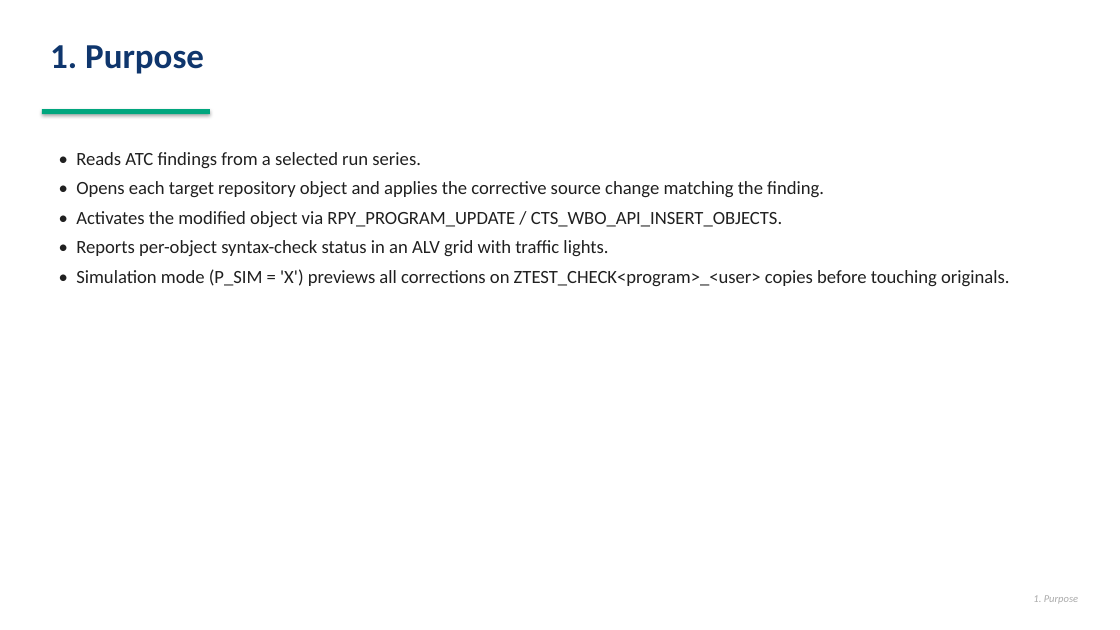
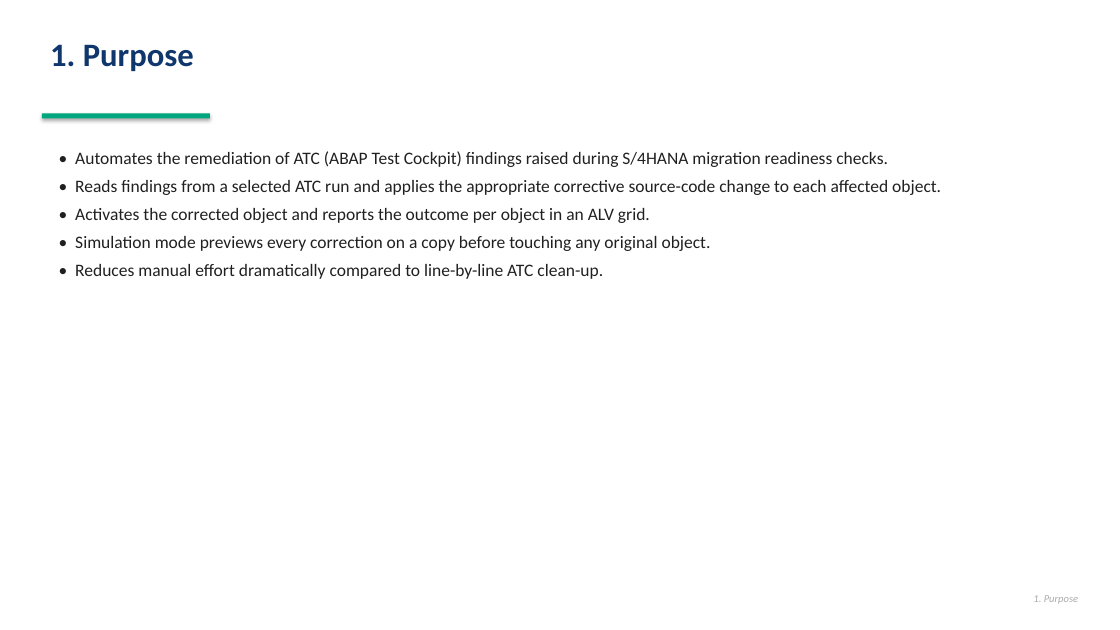
Before and after one commit to vaibhavdiligent/ONGC-CST-Purchase-Date-Sharing-, a slide deck: slide 3 of ZATC_RESULT_CORRECTION_CAPABILITIES.pptx. Drawn at 1120x630 pixels with LibreOffice and Linux fonts; fonts in the diff are those of the drawing. Boxes give left, top, right and bottom in pixels: in the first picture for what was removed or moved away, otherwise in the second. Text is boxed around its words. In the diff, an @@ line names an element or a change of style, - is before the commit and + after.

```diff
--- a/ZATC_RESULT_CORRECTION_CAPABILITIES.pptx
+++ b/ZATC_RESULT_CORRECTION_CAPABILITIES.pptx
@@ text "1. Purpose" at (50,44,194,71): size 30 to 28 pt @@
@@ rectangle: place and size @@
-rectangle at (42,109,210,114)
+rectangle at (42,113,210,118)
@@ text at (75,151,941,279): text changed; size 16 to 15 pt @@
-• Reads ATC findings from a selected run series.
-• Opens each target repository object and applies the corrective source change matching the finding.
-• Activates the modified object via RPY_PROGRAM_UPDATE / CTS_WBO_API_INSERT_OBJECTS.
-• Reports per-object syntax-check status in an ALV grid with traffic lights.
-• Simulation mode (P_SIM = 'X') previews all corrections on ZTEST_CHECK<program>_<user> copies before touching originals.
+• Automates the remediation of ATC (ABAP Test Cockpit) findings raised during S/4HANA migration readiness checks.
+• Reads findings from a selected ATC run and applies the appropriate corrective source-code change to each affected object.
+• Activates the corrected object and reports the outcome per object in an ALV grid.
+• Simulation mode previews every correction on a copy before touching any original object.
+• Reduces manual effort dramatically compared to line-by-line ATC clean-up.
```
Also in this commit, not shown: 20 other slides changed, 1 slide added, 2 slides removed.
